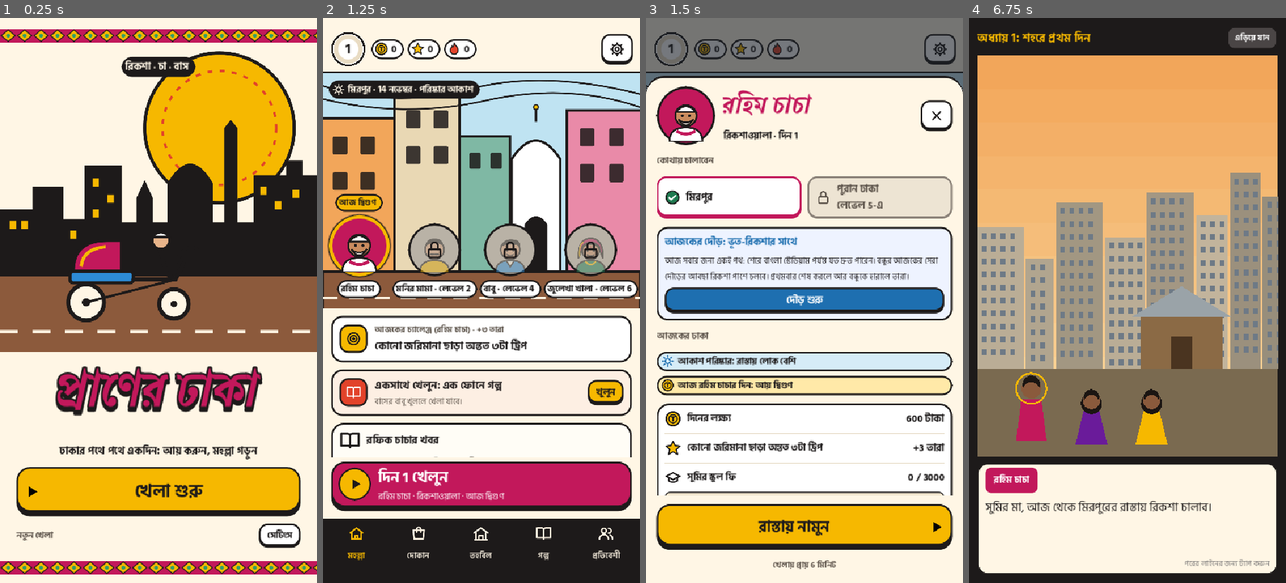
Above: before the commit, frames 1-4 (left to right).
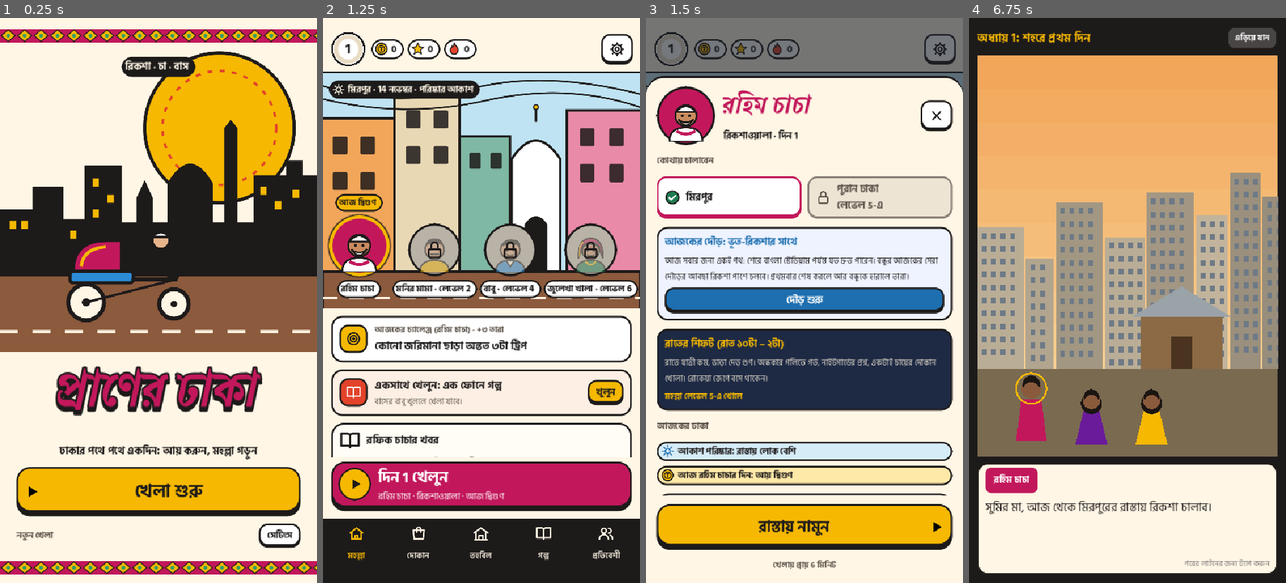
Above: after the commit, the same moments.

Repository: Habibur-Rahman-KUET-09/Dhakay-Akdin
Game: Godot game, scene res://scenes/main.tscn
The game is run twice, just before and just after one commit, with the same random seed, the same clock (stepped at 60 frames per second) and the same inputs.
Inputs (mouse positions are in pixels of both pictures, inside the frame that each line leads up to):
- Up to frame 1 (0.25 s): no input
- Up to frame 2 (1.25 s): click "খেলা শুরু" at 0.5 s
- Up to frame 3 (1.5 s): click (804, 486) at 1.25 s
- Up to frame 4 (6.75 s): click (1127, 486) at 2 s; click (1003, 244) at 2.75 s; click (1079, 244) at 3.5 s; click (1156, 244) at 4.25 s; click (1238, 244) at 5 s; click "খুলুন" at 5.75 s; click "মহল্লা" at 6.5 s

Frames 1-2 are identical in both runs. In frame 3, 27% of the frame differs, in the area x 3-97%, y 55-85%; in frame 4, nothing differs.

Commit message:
Rahim Chacha's night shift: ten at night to two in the morning
From mohalla level 5, the rickshaw sheet offers a night shift: the same
streets after dark, a lamp lighting the road ahead. Fewer people wait,
fares are half as much again and more of them are in a hurry; only one
tea stall is still open and riding tires him more. About a third of the
lanes have no street lights (the same ones every night) and hide
potholes: a soft tyre to pump with the hands on, a jolt without. Three
night guards stand with their torches; each asks a question once a
night, and a polite answer puts the passenger at ease (a tip at the
end) while a rude one keeps him waiting. It counts as a rickshaw day,
but Rokeya sits up waiting: the family feels it.

Co-Authored-By: Claude Opus 5.5 <noreply@anthropic.com>
Claude-Session: https://claude.ai/code/session_01D5VTTbiAkjZrLBvbSQEf7i

Diff:
--- a/game/content/balance.json
+++ b/game/content/balance.json
@@ -107,6 +107,11 @@
     "base_pay": 30, "pay_per_tile": 3, "min_tiles": 6, "max_tiles": 16, "tip_hot": 15, "rain_tip": 10, "gate_chance": 0.3,
     "upgrades": {"gear_cycle": {"cost": 1200, "speed": 1.15}, "hot_bag": {"cost": 900, "cooling": 0.6}, "raincoat": {"cost": 700, "tip": 10}}
   },
+  "night": {
+    "start_hour": 22, "end_hour": 26, "day_seconds": 240, "unlock_level": 5, "waiting_passengers": [2, 3],
+    "fare": 1.5, "hurry_share": 0.35, "energy": 1.25, "dark_share": 0.3, "pothole_chance": 0.06, "lamp_potholes": 0.5,
+    "guards": 3, "guard_hold_s": 4, "guard_tip": 15, "family_worry": 1
+  },
   "race": {"finish_tara": 2, "beat_tara": 3, "low_tiles": 14, "high_tiles": 26},
   "together": {"good": 0.7, "ok": 0.4, "tara": [5, 10, 15], "help_pushes": 0.6},
   "leaderboard": {"top": 20, "prizes": {"day": [5, 3, 2], "week": [15, 10, 5], "month": [40, 25, 15]}},
--- /dev/null
+++ b/game/content/night.json
@@ -0,0 +1,89 @@
+{
+ "note": "Rahim Chacha's night shift (phase 8): what the night guards ask.",
+ "guards": [
+  {
+   "q": {
+    "bn": "নাইটগার্ড: এত রাতে কই যান চাচা?",
+    "en": "Night guard: Where are you off to this late, Chacha?"
+   },
+   "options": [
+    {
+     "bn": "তোমার কী?",
+     "en": "What's it to you?"
+    },
+    {
+     "bn": "হাসপাতালে রোগী নিয়ে যাচ্ছি ভাই।",
+     "en": "Taking a patient to hospital, brother."
+    },
+    {
+     "bn": "জানি না।",
+     "en": "Don't know."
+    }
+   ],
+   "right": 1
+  },
+  {
+   "q": {
+    "bn": "নাইটগার্ড: সামনের গলিতে বাতি নাই, সাবধানে যাইয়েন।",
+    "en": "Night guard: No lights in the lane ahead: go carefully."
+   },
+   "options": [
+    {
+     "bn": "ধন্যবাদ ভাই, বড় রাস্তা দিয়ে ঘুরে যাই।",
+     "en": "Thanks, brother: I'll go round by the main road."
+    },
+    {
+     "bn": "বাতি না থাকলে কী!",
+     "en": "Who needs lights!"
+    },
+    {
+     "bn": "আপনি আপনার কাজ করেন।",
+     "en": "Mind your own business."
+    }
+   ],
+   "right": 0
+  },
+  {
+   "q": {
+    "bn": "নাইটগার্ড: রিকশার বাতি জ্বালান নাই কেন?",
+    "en": "Night guard: Why isn't your rickshaw's lamp on?"
+   },
+   "options": [
+    {
+     "bn": "ব্যাটারি নাই, কিছু হবে না।",
+     "en": "No battery: it'll be fine."
+    },
+    {
+     "bn": "আপনার এত মাথাব্যথা কেন?",
+     "en": "Why do you care?"
+    },
+    {
+     "bn": "এখনই জ্বালাচ্ছি ভাই।",
+     "en": "Switching it on now, brother."
+    }
+   ],
+   "right": 2
+  },
+  {
+   "q": {
+    "bn": "নাইটগার্ড: যাত্রী কি মহল্লার?",
+    "en": "Night guard: Is your passenger from the mohalla?"
+   },
+   "options": [
+    {
+     "bn": "হ্যাঁ ভাই, বাসায় পৌঁছে দিচ্ছি। আপনি ভালো থাকেন।",
+     "en": "Yes, brother, I'm taking them home. Take care."
+    },
+    {
+     "bn": "এত প্রশ্ন কেন?",
+     "en": "Why all the questions?"
+    },
+    {
+     "bn": "জানি না।",
+     "en": "No idea."
+    }
+   ],
+   "right": 0
+  }
+ ]
+}
--- a/game/content/strings.json
+++ b/game/content/strings.json
@@ -4190,5 +4190,65 @@
  "appRating": {
   "bn": "অ্যাপের রেটিং: {stars}/৫",
   "en": "App rating: {stars}/5"
+ },
+ "nightTitle": {
+  "bn": "রাতের শিফট (রাত ১০টা – ২টা)",
+  "en": "Night shift (10 pm – 2 am)"
+ },
+ "nightAbout": {
+  "bn": "রাতে যাত্রী কম, ভাড়া দেড় গুণ। অন্ধকার গলিতে গর্ত, নাইটগার্ডের প্রশ্ন, একটাই চায়ের দোকান খোলা। রোকেয়া জেগে বসে থাকেন।",
+  "en": "Fewer passengers at night, fares half as much again. Potholes in the unlit lanes, night guards' questions, one tea stall open. Rokeya sits up waiting."
+ },
+ "nightGo": {
+  "bn": "রাতের শিফট শুরু",
+  "en": "Start the night shift"
+ },
+ "nightLocked": {
+  "bn": "মহল্লা লেভেল {n}-এ খোলে",
+  "en": "Opens at mohalla level {n}"
+ },
+ "nightStart": {
+  "bn": "রাত ১০টা। রাস্তা ফাঁকা, ভাড়া বেশি। অন্ধকার গলিতে সাবধানে!",
+  "en": "Ten at night. Empty streets, higher fares. Careful in the dark lanes!"
+ },
+ "pothole": {
+  "bn": "অন্ধকার গলিতে গর্তে পড়ল রিকশা!",
+  "en": "A pothole in the dark lane!"
+ },
+ "nightGuardName": {
+  "bn": "নাইটগার্ড",
+  "en": "Night guard"
+ },
+ "act_guard": {
+  "bn": "নাইটগার্ডের প্রশ্ন",
+  "en": "The night guard asks"
+ },
+ "act_guard_hint": {
+  "bn": "ভদ্রভাবে উত্তর দিন; ভালো উত্তরে যাত্রী নিশ্চিন্ত হন।",
+  "en": "Answer politely; a good answer puts the passenger at ease."
+ },
+ "guardWave": {
+  "bn": "নাইটগার্ড বাঁশি বাজিয়ে হাত নাড়লেন",
+  "en": "The night guard waves you on with his whistle"
+ },
+ "guardOk": {
+  "bn": "নাইটগার্ড: আচ্ছা চাচা, সাবধানে যান। যাত্রী নিশ্চিন্ত!",
+  "en": "Night guard: Go carefully, Chacha. The passenger feels safe!"
+ },
+ "guardHeld": {
+  "bn": "নাইটগার্ড কিছুক্ষণ আটকে রাখলেন…",
+  "en": "The night guard kept you a while…"
+ },
+ "potholeLine": {
+  "bn": "অন্ধকার গলির গর্ত: {n} বার",
+  "en": "Potholes in the dark: {n}"
+ },
+ "nightFamilyLine": {
+  "bn": "রোকেয়া সারারাত জেগে ছিলেন: পরিবারের মন {n}/১০",
+  "en": "Rokeya stayed up all night: family {n}/10"
+ },
+ "share_night": {
+  "bn": "রহিম চাচা আজ রাতের শিফটে {n} জন যাত্রী পৌঁছে দিলেন, আয় {money} টাকা!",
+  "en": "Rahim Chacha took {n} passengers home on the night shift and made Tk {money}!"
  }
 }
--- /dev/null
+++ b/game/scenes/night.tscn
@@ -0,0 +1,7 @@
+[gd_scene load_steps=2 format=3]
+
+[ext_resource type="Script" path="res://scripts/world/rickshaw_scene.gd" id="1"]
+
+[node name="Night" type="Node3D"]
+script = ExtResource("1")
+mode = "night"
--- a/game/scripts/rules/day.gd
+++ b/game/scripts/rules/day.gd
@@ -12,6 +12,7 @@
 const Signals = preload("res://scripts/rules/signals.gd")
 const Calendar = preload("res://scripts/rules/calendar.gd")
 const Hands = preload("res://scripts/rules/activities.gd")
+const Night = preload("res://scripts/rules/night.gd")
 
 ## Events added to the driver's (which run 0-4).
 const OFFER := 10
@@ -48,6 +49,11 @@
 const LOST_ITEM := 30
 ## Today's race (race.gd): at the finish.
 const RACE_DONE := 31
+## The night shift: a pothole in an unlit lane (without the hands: a
+## jolt and a moment's stop; with them it is a FLAT), and a night guard's
+## question (settle_guard).
+const POTHOLE := 32
+const GUARD := 33
 
 var fares: Fares
 var balance: Balance
@@ -171,6 +177,18 @@
 var delivery = null
 ## Whose working hours the clock shows ("delivery": 4 pm to 10 pm).
 var hours_key := "rickshaw"
+## The night shift (night.gd): on, the unlit lanes, the guards and the
+## ones met tonight, a guard's question waiting ({at, question}), the
+## rickshaw's lamp (an upgrade: fewer potholes).
+var night := false
+var dark := {}
+var guards: Array = []
+var guard_ask := {}
+var lamp := false
+var potholes := 0
+var _guards_met := {}
+var _guard_qs: Array = []
+var _night_rng := RandomNumberGenerator.new()
 var friend_visits := {}
 var _friend_rng := RandomNumberGenerator.new()
 var _last_remaining := -1
@@ -442,6 +460,8 @@
 	var before := _last_remaining
 	# Every tile costs energy, more in the rain.
 	var cost := balance.n("rickshaw.energy_per_tile_rain" if raining else "rickshaw.energy_per_tile")
+	if night:
+		cost *= balance.n("night.energy")
 	energy = maxf(0.0, energy - cost * energy_factor)
 	if energy < balance.n("rickshaw.tired_below") and not _was_tired:
 		_was_tired = true
@@ -473,6 +493,8 @@
 	if delivery != null:
 		var got: Array = delivery.arrive(driver.cell)
 		events.append_array(got)
+	if night:
+		_night_tile(events)
 	if not race_to.is_empty() and driver.cell == race_to.at and not over:
 		over = true
 		events.append(RACE_DONE)
@@ -718,6 +740,9 @@
 	if thanks:
 		tip += 20
 	# Kept dry under the hood in the rain.
+	# Seen safely past a night guard.
+	if riding.get("safe", false):
+		tip += int(balance.n("night.guard_tip"))
 	if riding.get("dry", false):
 		tip += int(balance.n("rickshaw.hood_tip"))
 	# A festival puts everyone in a giving mood.
@@ -789,11 +814,15 @@
 				place_to = stalls[_friend_rng.randi() % stalls.size()]
 		var tiles: int = dist[place_to.at]
 		var who := fares.pick_type(rng)
+		if night and who == "normal" and _night_rng.randf() < balance.n("night.hurry_share"):
+			who = "hurry"
 		if ramadan and who == "normal" and hour() >= 15.0 and _hand_rng.randf() < 0.5:
 			who = "hurry"
 		var fair_fare := fares.fair(tiles)
 		if easy:
 			fair_fare = fares.round_fare(fair_fare * balance.n("rickshaw.easy_fare"))
+		if night:
+			fair_fare = fares.round_fare(fair_fare * balance.n("night.fare"))
 		_next_id += 1
 		var offered := fares.offer(who, fair_fare, rng)
 		var w := {
@@ -848,6 +877,63 @@
 	_aim()
 
 
+## The night shift: ten to two, fewer people about, higher fares, the
+## unlit lanes and the guards, one tea stall still open.
+func start_night(seed_value := -1) -> void:
+	night = true
+	hours_key = "night"
+	day_seconds = balance.n("night.day_seconds")
+	if seed_value >= 0:
+		_night_rng.seed = seed_value + 37
+	else:
+		_night_rng.randomize()
+	var range_of: Array = balance.at("night.waiting_passengers")
+	_want_waiting = _night_rng.randi_range(int(range_of[0]), int(range_of[1]))
+	while waiting.size() > _want_waiting:
+		waiting.pop_back()
+	dark = Night.dark_tiles(map, balance.n("night.dark_share"))
+	guards = Night.guard_tiles(map, int(balance.n("night.guards")))
+	_guard_qs = Night.questions()
+	if _tea_tiles.size() > 1:
+		_tea_tiles = [_tea_tiles[0]]
+	_aim()
+
+
+## Into a tile at night: a pothole in an unlit lane now and then, a night
+## guard's question once each.
+func _night_tile(events: Array) -> void:
+	var cell := driver.cell
+	if dark.has(cell) and not flat:
+		var chance := balance.n("night.pothole_chance") * (balance.n("night.lamp_potholes") if lamp else 1.0)
+		if _night_rng.randf() < chance:
+			potholes += 1
+			events.append(POTHOLE)
+			if interactive:
+				flat = true
+				events.append(FLAT)
+			else:
+				held = maxf(held, 1.5)
+	if guards.has(cell) and not _guards_met.has(cell) and guard_ask.is_empty():
+		_guards_met[cell] = true
+		var q: Dictionary = _guard_qs[_night_rng.randi() % _guard_qs.size()] if not _guard_qs.is_empty() else {}
+		guard_ask = {"at": cell, "question": q}
+		events.append(GUARD)
+
+
+## A night guard's question answered: a good answer and the passenger
+## feels safe (a tip at the end); a bad one and he keeps Rahim Chacha a
+## while.
+func settle_guard(ok: bool) -> void:
+	if guard_ask.is_empty():
+		return
+	guard_ask = {}
+	if ok:
+		if not riding.is_empty():
+			riding["safe"] = true
+	else:
+		held = maxf(held, balance.n("night.guard_hold_s"))
+
+
 ## Ratul's evening: orders instead of passengers.
 func start_delivery(d) -> void:
 	delivery = d
--- /dev/null
+++ b/game/scripts/rules/night.gd
@@ -0,0 +1,43 @@
+## Rahim Chacha's night shift (phase 8): ten at night to two in the
+## morning. Which lanes have no street lights (the same ones every night:
+## potholes there can catch the rickshaw out), and where the night guards
+## stand with their whistles (each asks a question once a night). The day
+## itself (day.gd) does the rest: fewer passengers, higher fares, more in a
+## hurry, one tea stall still open, more tiring. No drawing, testable.
+extends RefCounted
+
+const RoadMap = preload("res://scripts/rules/road_map.gd")
+const PATH := "res://content/night.json"
+
+
+static func _noise(p: Vector2i, salt: int) -> float:
+	return float(absi(hash(Vector3i(p.x, p.y, salt))) % 1000) / 1000.0
+
+
+## The ordinary lanes without street lights: about `share` of them.
+static func dark_tiles(map: RoadMap, share: float) -> Dictionary:
+	var out := {}
+	for p in map.roads():
+		if map.kind_at(p) == RoadMap.Kind.ROAD and _noise(p, 77) < share:
+			out[p] = true
+	return out
+
+
+## Where the night guards stand: `n` junction-like ordinary lanes, spread
+## out, the same every night.
+static func guard_tiles(map: RoadMap, n: int) -> Array:
+	var spots := map.roads().filter(func(p): return map.kind_at(p) == RoadMap.Kind.ROAD)
+	spots.sort_custom(func(a, b): return _noise(a, 91) < _noise(b, 91))
+	var out := []
+	for p in spots:
+		if out.size() >= n:
+			break
+		if out.any(func(q): return absi(q.x - p.x) + absi(q.y - p.y) < 8):
+			continue
+		out.append(p)
+	return out
+
+
+static func questions() -> Array:
+	var parsed = JSON.parse_string(FileAccess.get_file_as_string(PATH))
+	return parsed.get("guards", []) if typeof(parsed) == TYPE_DICTIONARY else []
--- a/game/scripts/ui/home.gd
+++ b/game/scripts/ui/home.gd
@@ -827,6 +827,7 @@
 		var race := _race_card()
 		if race != null:
 			body.add_child(race)
+		body.add_child(_night_card())
 	body.add_child(_caption(s.t("todayDhaka")))
 	body.add_child(_today_chips(who))
 	body.add_child(_goals_card(who))
@@ -846,6 +847,27 @@
 		var length := Look.label(s.t("playLength", {"n": int(round(secs[who] / 60.0))}), 14, true, Look.MUTED)
 		length.horizontal_alignment = HORIZONTAL_ALIGNMENT_CENTER
 		col.add_child(length)
+
+
+## The night shift: ten to two, from mohalla level 5.
+func _night_card() -> Control:
+	var panel := _card(Color("1E2A44"), 18)
+	var col := VBoxContainer.new()
+	col.add_theme_constant_override("separation", 6)
+	panel.add_child(col)
+	col.add_child(Look.label(s.t("nightTitle"), 17, true, Look.YELLOW))
+	var about := Look.label(s.t("nightAbout"), 14, false, Color("E8E0CF"))
+	about.autowrap_mode = TextServer.AUTOWRAP_WORD_SMART
+	col.add_child(about)
+	var level := int(b.n("night.unlock_level"))
+	if progress.level() >= level:
+		var go := Look.chunky(s.t("nightGo"), Look.YELLOW, Look.OUTLINE, 17, 4, 14)
+		go.name = "NightGo"
+		go.pressed.connect(_go.bind("res://scenes/night.tscn"))
+		col.add_child(go)
+	else:
+		col.add_child(Look.label(s.t("nightLocked", {"n": level}), 14, true, Look.YELLOW))
+	return panel
 
 
 ## Today's race with a ghost: the same ride for everyone today.
--- a/game/scripts/world/rickshaw_scene.gd
+++ b/game/scripts/world/rickshaw_scene.gd
@@ -176,6 +176,10 @@
 		# days with Rokeya ill, more to earn for the flooded village.
 		_story_effect = progress.story_effect("rickshaw")
 		shift.day_seconds *= float(_story_effect.get("day_share", 1.0))
+		# The night shift: ten to two, fewer about, higher fares.
+		if mode == "night":
+			shift.start_night()
+			shift.lamp = progress.has_upgrade("battery_rickshaw")
 		_call_rng.randomize()
 		var call_share := HomeCall.plan(_call_rng, progress.level())
 		if call_share >= 0.0:
@@ -219,6 +223,8 @@
 		add_child(_friend_stall(map, pl))
 	if _delivery != null:
 		add_child(_kitchen_signs())
+	for g in shift.guards:
+		add_child(_night_guard(map, g))
 	await _step("clutter")
 	for hex in Traffic.PALETTE:
 		_palette.append(Color(hex))
@@ -284,6 +290,16 @@
 	_rider_seat.visible = false
 	rickshaw.add_child(_rider_seat)
 	add_child(rickshaw)
+	if shift.night:
+		# The rickshaw's lamp lights the road ahead.
+		var lamp := SpotLight3D.new()
+		lamp.position = Vector3(0, 1.0, -1.3)
+		lamp.rotation_degrees = Vector3(-12, 0, 0)
+		lamp.light_energy = 3.0 if shift.lamp else 1.8
+		lamp.spot_range = 16.0
+		lamp.spot_angle = 32.0
+		lamp.light_color = Color("FFF1C9")
+		rickshaw.add_child(lamp)
 	if _race:
 		_setup_ghost()
 	marker = _marker()
@@ -346,6 +362,8 @@
 	set_process(true)
 	if _delivery != null:
 		_say(strings.t("deliveryStart"), Look.VERMILION, 5.0)
+	elif shift.night:
+		_say(strings.t("nightStart"), Look.SKY, 6.0)
 	elif _race:
 		var line := strings.t("raceStart", {"place": RoadMap.place_name(shift.race_to, strings.lang)})
 		if not _ghost.is_empty():
@@ -863,6 +881,11 @@
 		_say(strings.t("rainEnd"), Look.SKY, 2.5)
 	if events.has(Day.RACE_DONE):
 		_end_race()
+	if events.has(Day.POTHOLE):
+		_say(strings.t("pothole"), Look.YELLOW.darkened(0.3), 3.0)
+		Activity.buzz(120)
+	if events.has(Day.GUARD):
+		_ask_night_guard()
 	if _delivery != null:
 		_delivery_events(events)
 	if events.has(Day.DAY_OVER):
@@ -1098,6 +1121,50 @@
 			_say(strings.t("lost_wrong"), Look.VERMILION, 3.0)
 		"police":
 			_say(strings.t("lost_police_said"), Look.SKY, 2.5)
+
+
+# --- The night shift (night.gd) -----------------------------------------------------------
+
+
+## A night guard by the road: khaki, a whistle, a torch.
+func _night_guard(map: RoadMap, at: Vector2i) -> Node3D:
+	var node := Node3D.new()
+	node.name = "NightGuard"
+	node.position = City._side(map, at) + Vector3(0, 0.15, 0)
+	var face := City.centre(at) - node.position
+	node.rotation.y = atan2(-face.x, -face.z)
+	var body := MeshInstance3D.new()
+	body.mesh = _person_mesh if _person_mesh != null else Models.person()
+	var paint := Models.traffic_material(PackedColorArray([Color("8C7A4B"), Color("3E3A2E")]), false)
+	paint.set_shader_parameter("custom_data", Vector4(0, 0, 0, 1))
+	body.material_override = paint
+	node.add_child(body)
+	var torch := OmniLight3D.new()
+	torch.position = Vector3(0.3, 1.2, -0.3)
+	torch.light_color = Color("FFE7A0")
+	torch.light_energy = 1.2
+	torch.omni_range = 4.0
+	node.add_child(torch)
+	node.add_child(City._sign(strings.t("nightGuardName"), Vector3(0, 2.3, 0), 36, Look.SKY))
+	return node
+
+
+## A night guard's question; without the hands he just waves him on.
+func _ask_night_guard() -> void:
+	var q: Dictionary = shift.guard_ask.get("question", {})
+	if not shift.interactive or q.is_empty() or _activity != null:
+		shift.settle_guard(true)
+		_say(strings.t("guardWave"), Look.SKY, 2.5)
+		return
+	var act := Choose.new()
+	act.rounds = [q]
+	_open(act, "act_guard", _guard_answered)
+
+
+func _guard_answered(score: float) -> void:
+	var ok := score >= 0.5
+	shift.settle_guard(ok)
+	_say(strings.t("guardOk" if ok else "guardHeld"), Look.PARROT if ok else Look.VERMILION, 3.0)
 
 
 # --- Ratul's deliveries (delivery.gd) --------------------------------------------------
@@ -1642,6 +1709,12 @@
 		lines.append(strings.t("finesPaid", {"fines": shift.fines}))
 	if shift.teas > 0:
 		lines.append(strings.t("teaLine", {"n": shift.teas, "money": shift.tea_spent}))
+	if shift.night:
+		if shift.potholes > 0:
+			lines.append(strings.t("potholeLine", {"n": shift.potholes}))
+		# Rokeya sat up waiting.
+		var fam := progress.add_family("rickshaw", -int(progress.b.n("night.family_worry")))
+		lines.append(strings.t("nightFamilyLine", {"n": fam}))
 	if shift.returned > 0:
 		lines.append(strings.t("lostLine", {"n": shift.returned, "money": shift.lost_rewards}))
 	var to_friends := 0
@@ -1679,7 +1752,7 @@
 		"sub": strings.t("avgRating", {"stars": _stars(snappedf(shift.average_stars(), 0.1))}),
 		"money": shift.money,
 		"lines": lines,
-		"share": strings.t("share_rickshaw_rain" if shift.rain_at >= 0.0 else "share_rickshaw", {"n": shift.trips, "money": shift.money}) if shift.trips > 0 else "",
+		"share": strings.t("share_night" if shift.night else ("share_rickshaw_rain" if shift.rain_at >= 0.0 else "share_rickshaw"), {"n": shift.trips, "money": shift.money}) if shift.trips > 0 else "",
 		"kept_label": strings.t("gainKeptLabel"),
 		"extras": [strings.t("targetMet" if met else "targetMissed", {"target": _target_money})],
 		"good": met,
--- a/game/tests/run_tests.gd
+++ b/game/tests/run_tests.gd
@@ -4,7 +4,7 @@
 ## half way is caught too.
 extends SceneTree
 
-const FILES := ["res://tests/test_rules.gd", "res://tests/te …(340 unchanged characters)… ther.gd", "res://tests/test_delivery.gd"]
+const FILES := ["res://tests/test_rules.gd", "res://tests/te …(340 unchanged characters)… ther.gd", "res://tests/test_delivery.gd", "res://tests/test_night.gd"]
 
 
 func _initialize() -> void:
--- /dev/null
+++ b/game/tests/test_night.gd
@@ -0,0 +1,96 @@
+## Rahim Chacha's night shift (night.gd, day.gd's night).
+extends "res://tests/check.gd"
+
+const Night = preload("res://scripts/rules/night.gd")
+const Day = preload("res://scripts/rules/day.gd")
+const RoadMap = preload("res://scripts/rules/road_map.gd")
+const Balance = preload("res://scripts/rules/balance.gd")
+
+
+func _night(b: Balance) -> Day:
+	var d := Day.new(RoadMap.load_area("mirpur"), b, 5)
+	d.interactive = true
+	d.start_night(5)
+	return d
+
+
+func test_unlit_lanes_and_guards() -> void:
+	var map: RoadMap = RoadMap.load_area("mirpur")
+	var dark := Night.dark_tiles(map, 0.3)
+	var ordinary := map.roads().filter(func(p): return map.kind_at(p) == RoadMap.Kind.ROAD).size()
+	check(dark.size() > ordinary * 0.15 and dark.size() < ordinary * 0.45, "about a third unlit: %d of %d" % [dark.size(), ordinary])
+	eq(Night.dark_tiles(map, 0.3), dark, "the same every night")
+	var g := Night.guard_tiles(map, 3)
+	eq(g.size(), 3, "three guards")
+	for i in g.size():
+		for j in range(i + 1, g.size()):
+			check(absi(g[i].x - g[j].x) + absi(g[i].y - g[j].y) >= 8, "spread out")
+	check(Night.questions().size() >= 3, "questions to ask")
+
+
+func test_the_night_shift() -> void:
+	var b := Balance.new()
+	var day_d := Day.new(RoadMap.load_area("mirpur"), b, 5)
+	var d := _night(b)
+	eq(d.hour(), 22.0, "ten at night")
+	d.clock = d.day_seconds
+	eq(d.hour(), 26.0, "until two")
+	check(d.waiting.size() <= 3, "few people about")
+	check(d._tea_tiles.size() == 1, "one stall still open")
+	var nf := 0
+	for w in d.waiting:
+		nf += int(w.fair)
+	check(nf > 0, "fares")
+	# The same ride costs more at night.
+	var dist := 10
+	eq(d.fares.round_fare(d.fares.fair(dist) * b.n("night.fare")) > d.fares.fair(dist), true, "half as much again")
+	var e0 := d.energy
+	d._entered([])
+	var night_cost := e0 - d.energy
+	var e1 := day_d.energy
+	day_d._entered([])
+	check(night_cost > e1 - day_d.energy, "more tiring")
+
+
+func test_potholes_in_unlit_lanes() -> void:
+	var b := Balance.new()
+	b.raw.night.pothole_chance = 1.0
+	var d := _night(b)
+	d.driver.cell = d.dark.keys()[0]
+	var events := []
+	d._night_tile(events)
+	check(events.has(Day.POTHOLE) and events.has(Day.FLAT), "a pothole: a soft tyre (with the hands)")
+	check(d.flat, "soft")
+	var plain := Day.new(RoadMap.load_area("mirpur"), b, 5)
+	plain.start_night(5)
+	plain.driver.cell = plain.dark.keys()[0]
+	events = []
+	plain._night_tile(events)
+	eq(events, [Day.POTHOLE], "without the hands: a jolt")
+	check(plain.held > 0.0 and not plain.flat, "a moment's stop")
+	b.raw.night.pothole_chance = 0.0
+	plain.driver.cell = plain.dark.keys()[1]
+	events = []
+	plain._night_tile(events)
+	check(not events.has(Day.POTHOLE), "lit or lucky: nothing")
+
+
+func test_the_night_guards() -> void:
+	var b := Balance.new()
+	b.raw.night.pothole_chance = 0.0
+	var d := _night(b)
+	d.driver.cell = d.guards[0]
+	var events := []
+	d._night_tile(events)
+	eq(events, [Day.GUARD], "a guard's question")
+	eq((d.guard_ask.question.options as Array).size(), 3, "three answers")
+	d.riding = {"fare": 50}
+	d.settle_guard(true)
+	check(d.riding.get("safe", false), "a good answer: the passenger feels safe")
+	events = []
+	d._night_tile(events)
+	check(events.is_empty(), "once a night")
+	d.driver.cell = d.guards[1]
+	d._night_tile(events)
+	d.settle_guard(false)
+	near(d.held, b.n("night.guard_hold_s"), "a bad one: held a while")
Not shown, changed: docs/DETAILED_DESIGN.md
